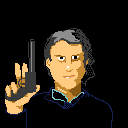
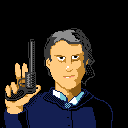
Before/after of a 128 x 128 layered artwork. What changed in the layer stack:
painted on "Layer #1" over bbox(2, 41, 41, 128)
added layer "Layer #2" above "Layer" over bbox(45, 90, 87, 111)
painted on "Layer" over bbox(8, 54, 96, 128)
